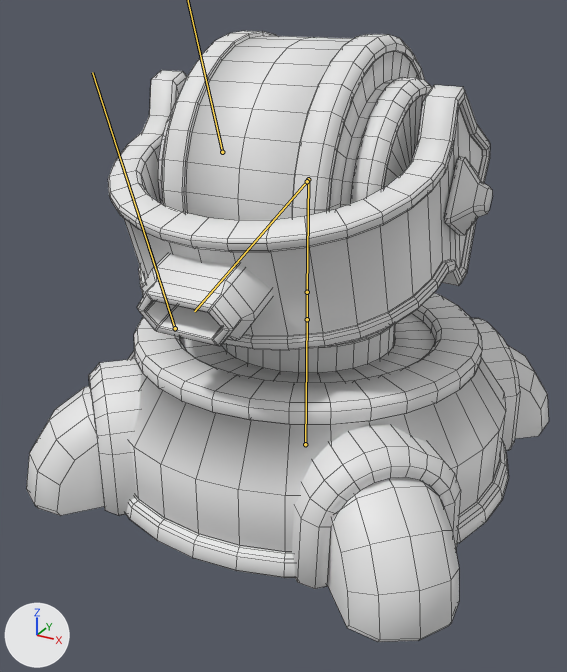
Before and after pictures for a commit that changed the FBX model Assets/Towers/Basic Tower/Models/BlastTower_Level1.fbx.
One viewpoint serves both versions: a camera (50 mm lens) standing at (0.711, -1.398, 0.962) and looking at (-0.015, -0.078, 0.302). Lighting does not change. The marker at lower left points along +X, +Y and +Z. Both versions are drawn at frame 9 of the action 'Armature|Build'; the numbers are the values there. The bones that bend it are drawn over the model as lines. Mesh edges are drawn as thin lines.

Objects in the first picture: 'Blast Level 1'.
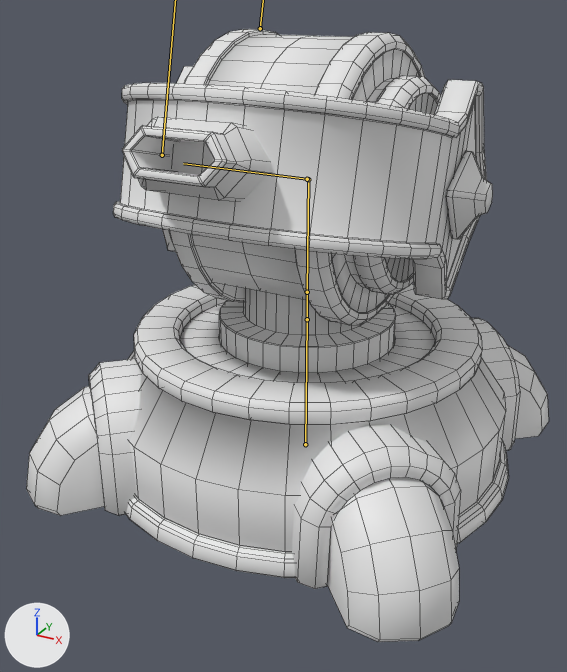
What the commit changed:
Bone 'Bone_TurretCenter' (bone_bone_turretcenter) turns from (19, 0, 0) to (-14, 0, 0) degrees about its own x, y and z.

Location of each change, [x1, y1, x2, y2] in pixels of the pictures (567 x 672 px):
'Blast Level 1', posed: before [26, 31, 549, 642]; after [26, 29, 549, 642]
bone 'Bone_TurretCenter', root to tip: before (308, 179) to (306, 181); after (308, 179) to (306, 179)
